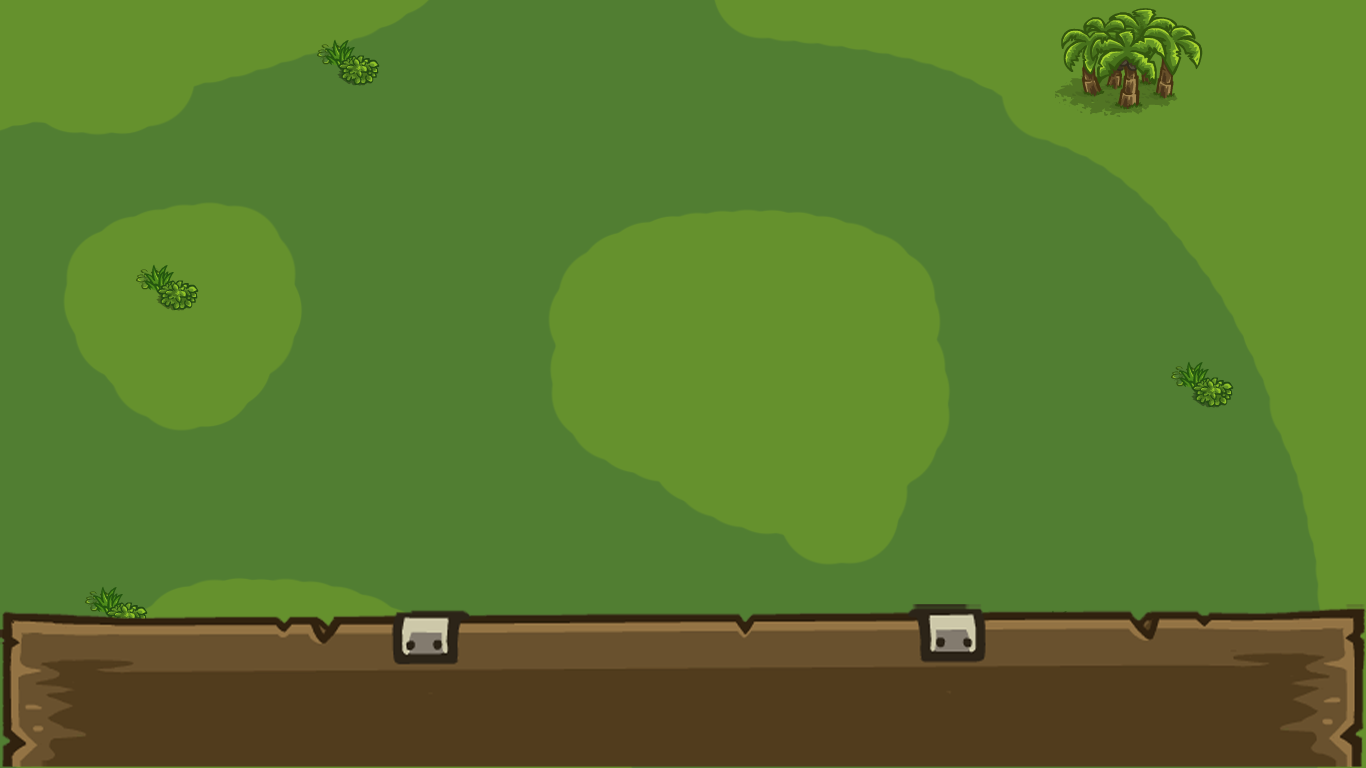
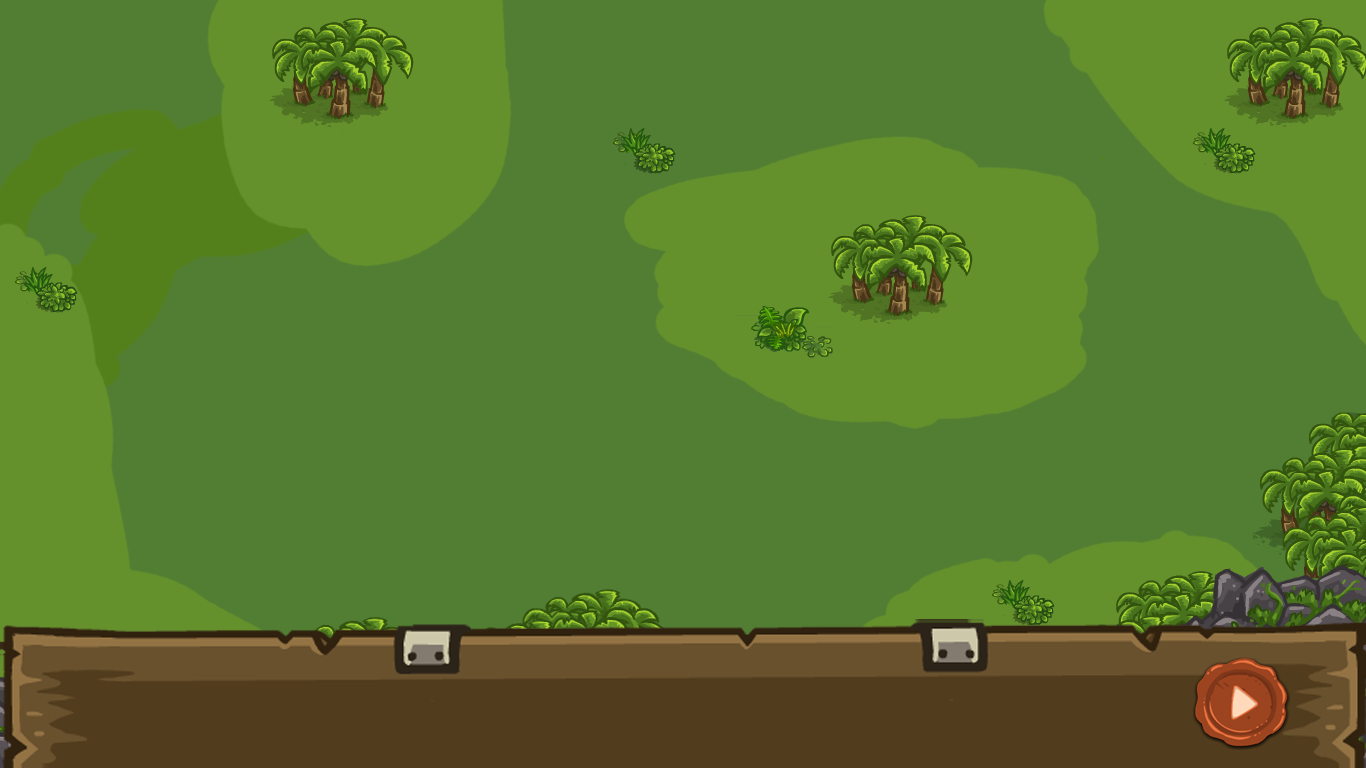
Two versions of the same layered image (1366×768). Layer-by-layer changes:
added layer "Layer 14" above "Layer 12" over [1193, 657, 1290, 750]
added layer "Layer 12" above "Layer 1" over [0, 619, 1366, 768]
hid "Layer 1", moved it above "Layer 11", painted on it over [0, 0, 1366, 768]
added layer "Layer 11" above "Layer 13" over [1021, 565, 1366, 768]
added layer "Layer 13" above "Layer 10" over [1252, 412, 1366, 579]
added layer "Layer 10" above "Layer 9" over [0, 588, 674, 768]
added layer "Layer 9" above "Layer 8" over [734, 306, 833, 358]
added layer "Layer 8" above "Layer 7" over [15, 266, 78, 313]
added layer "Layer 7" above "Layer 6" over [613, 127, 676, 174]
added layer "Layer 6" above "Layer 5" over [1193, 127, 1256, 174]
added layer "Layer 5" above "Layer 4" over [992, 579, 1055, 626]
renamed "Layer 2" to "Layer 4", painted on it over [0, 18, 1366, 768]
added layer "Layer 3" above "Layer 2" over [1224, 18, 1366, 127]
added layer "Layer 2" above "Background" over [828, 215, 973, 324]
added layer "Background" over [0, 0, 1366, 768]
